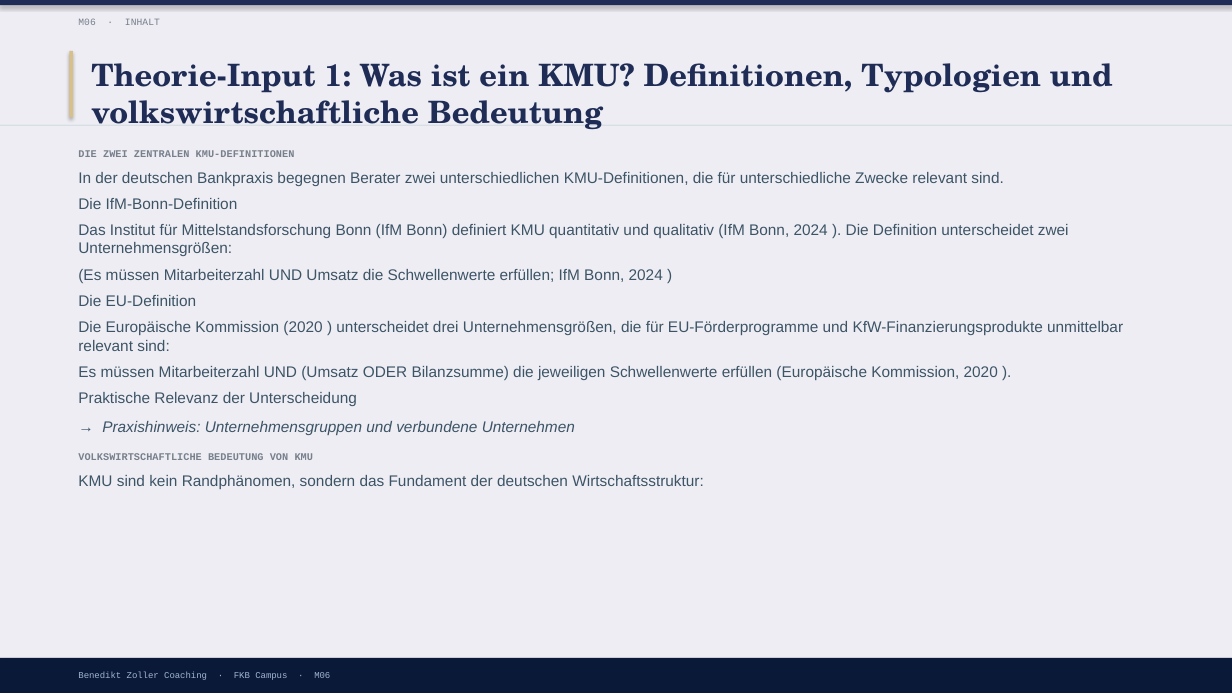
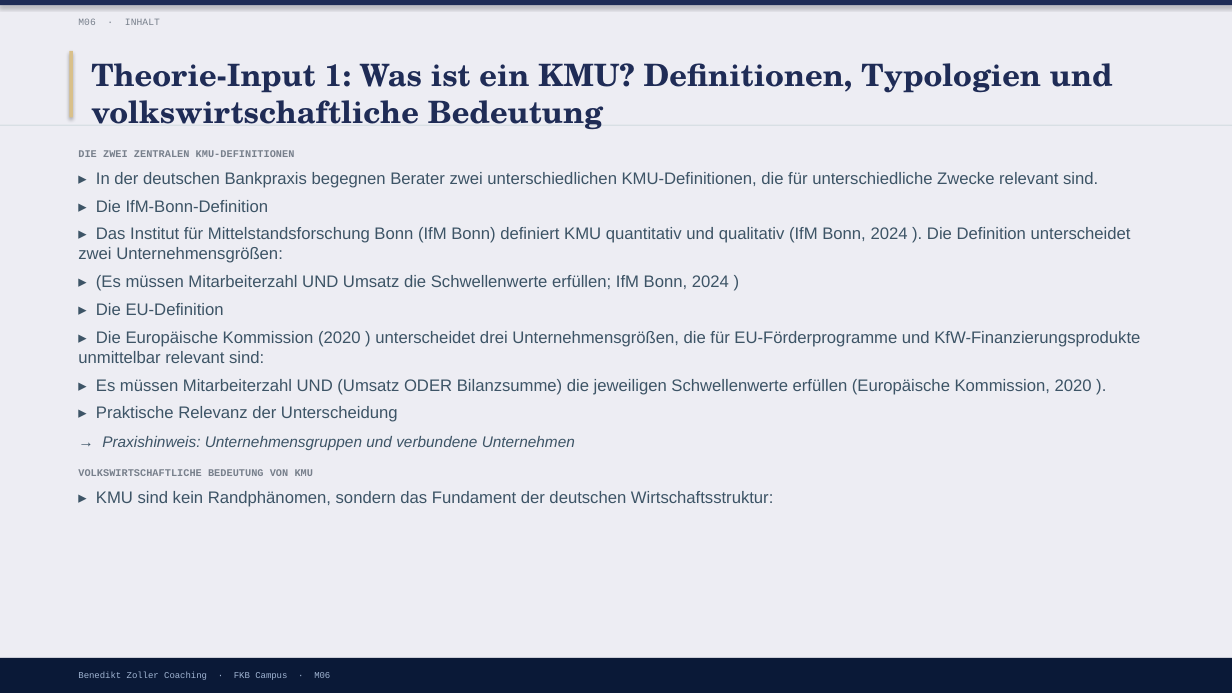
Before and after one commit to ck5rqc47pr-byte/firmenkundenakademie-online, a slide deck: slide 5 of protected-downloads/praesentation/M06.pptx (slide 4 before the commit). Drawn at 1232x693 pixels with LibreOffice and Linux fonts; fonts in the diff are those of the drawing. Boxes give left, top, right and bottom in pixels: in the first picture for what was removed or moved away, otherwise in the second. Text is boxed around its words. In the diff, an @@ line names an element or a change of style, - is before the commit and + after.

```diff
--- a/protected-downloads/praesentation/M06.pptx
+++ b/protected-downloads/praesentation/M06.pptx
@@ text at (78, 172, 1140, 422): text changed; size 12 to 13 pt @@
-In der deutschen Bankpraxis begegnen Berater zwei unterschiedlichen KMU-Definitionen, die für unterschiedliche Zwecke relevant sind.
-Die IfM-Bonn-Definition
-Das Institut für Mittelstandsforschung Bonn (IfM Bonn) definiert KMU quantitativ und qualitativ (IfM Bonn, 2024 ). Die Definition unterscheidet zwei Unternehmensgrößen:
-(Es müssen Mitarbeiterzahl UND Umsatz die Schwellenwerte erfüllen; IfM Bonn, 2024 )
-Die EU-Definition
-Die Europäische Kommission (2020 ) unterscheidet drei Unternehmensgrößen, die für EU-Förderprogramme und KfW-Finanzierungsprodukte unmittelbar relevant sind:
-Es müssen Mitarbeiterzahl UND (Umsatz ODER Bilanzsumme) die jeweiligen Schwellenwerte erfüllen (Europäische Kommission, 2020 ).
-Praktische Relevanz der Unterscheidung
+▸ In der deutschen Bankpraxis begegnen Berater zwei unterschiedlichen KMU-Definitionen, die für unterschiedliche Zwecke relevant sind.
+▸ Die IfM-Bonn-Definition
+▸ Das Institut für Mittelstandsforschung Bonn (IfM Bonn) definiert KMU quantitativ und qualitativ (IfM Bonn, 2024 ). Die Definition unterscheidet zwei Unternehmensgrößen:
+▸ (Es müssen Mitarbeiterzahl UND Umsatz die Schwellenwerte erfüllen; IfM Bonn, 2024 )
+▸ Die EU-Definition
+▸ Die Europäische Kommission (2020 ) unterscheidet drei Unternehmensgrößen, die für EU-Förderprogramme und KfW-Finanzierungsprodukte unmittelbar relevant sind:
+▸ Es müssen Mitarbeiterzahl UND (Umsatz ODER Bilanzsumme) die jeweiligen Schwellenwerte erfüllen (Europäische Kommission, 2020 ).
+▸ Praktische Relevanz der Unterscheidung
@@ text at (96, 491, 773, 507): text changed; size 12 to 13 pt @@
-KMU sind kein Randphänomen, sondern das Fundament der deutschen Wirtschaftsstruktur:
+▸ KMU sind kein Randphänomen, sondern das Fundament der deutschen Wirtschaftsstruktur:
```
Also in this commit, not shown: 3 other slides changed, 4 slides added, 21 other files.
